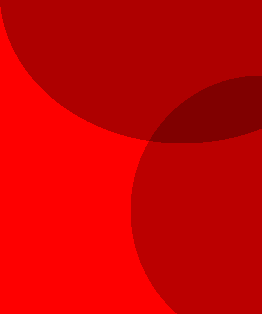
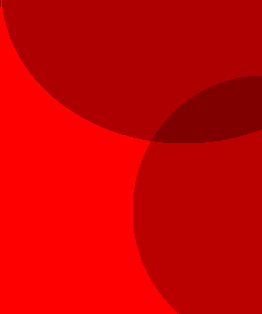
Layer changes from the first 262px x 314px image to the second:
added layer "Elipse 2" (1st of 2) (multiply) above "Elipse 1" over [2, 7, 261, 143]
added layer "Elipse 1" (1st of 2) (multiply) above "Rectángulo 1" over [133, 76, 261, 314]
added layer "Rectángulo 1" (1st of 2) above "Elipse 2" over [1, 0, 261, 314]
